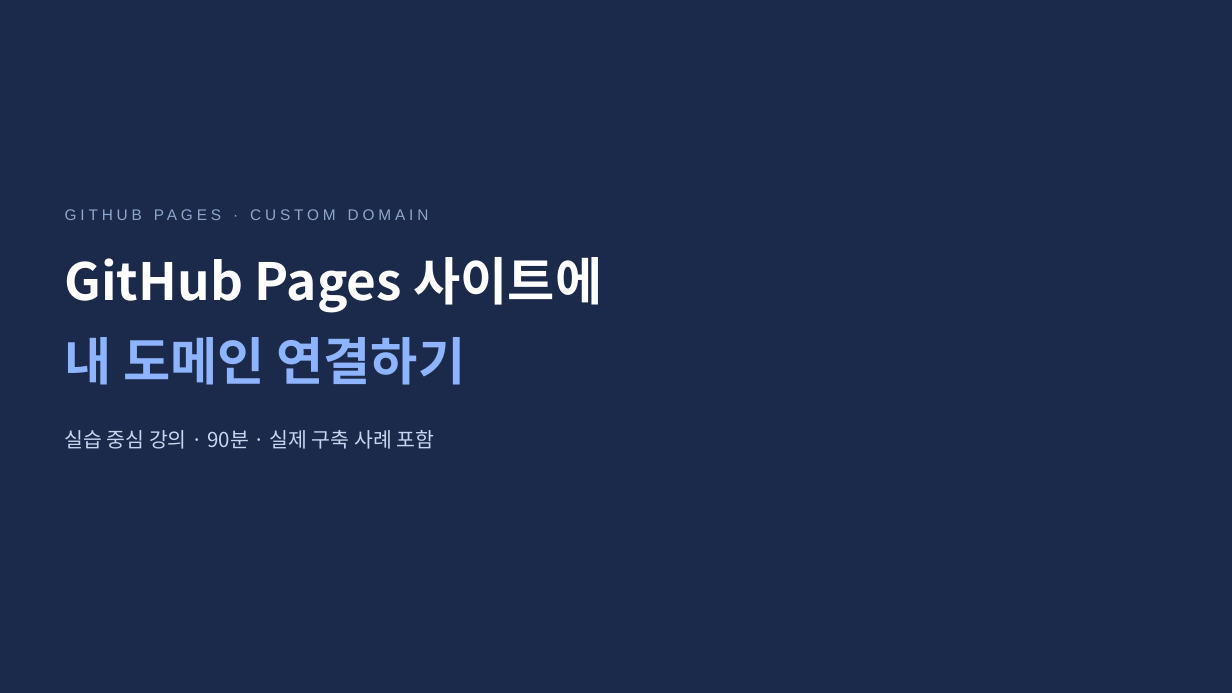
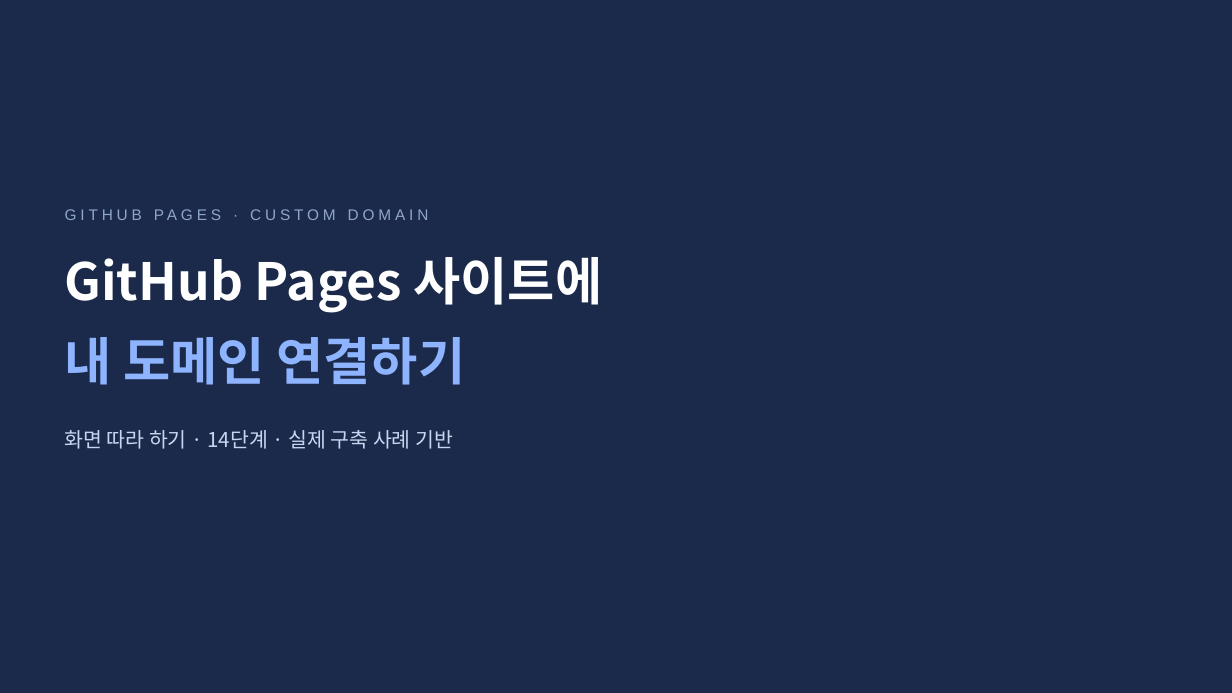
Before and after one commit to jungaistar/lms, a slide deck: slide 1 of docs/lecture/pages-domain/GitHub-Pages-도메인연결-강의슬라이드.pptx. Drawn at 1232x693 pixels with LibreOffice and Linux fonts; fonts in the diff are those of the drawing. Boxes give left, top, right and bottom in pixels: in the first picture for what was removed or moved away, otherwise in the second. Text is boxed around its words. In the diff, an @@ line names an element or a change of style, - is before the commit and + after.

```diff
--- a/docs/lecture/pages-domain/GitHub-Pages-도메인연결-강의슬라이드.pptx
+++ b/docs/lecture/pages-domain/GitHub-Pages-도메인연결-강의슬라이드.pptx
@@ text at (x1=65, y1=430, x2=453, y2=449): text changed @@
-실습 중심 강의 · 90분 · 실제 구축 사례 포함
+화면 따라 하기 · 14단계 · 실제 구축 사례 기반
```
Also in this commit, not shown: 13 other slides changed, 13 slides added, 6 slides removed, 50 other files.
